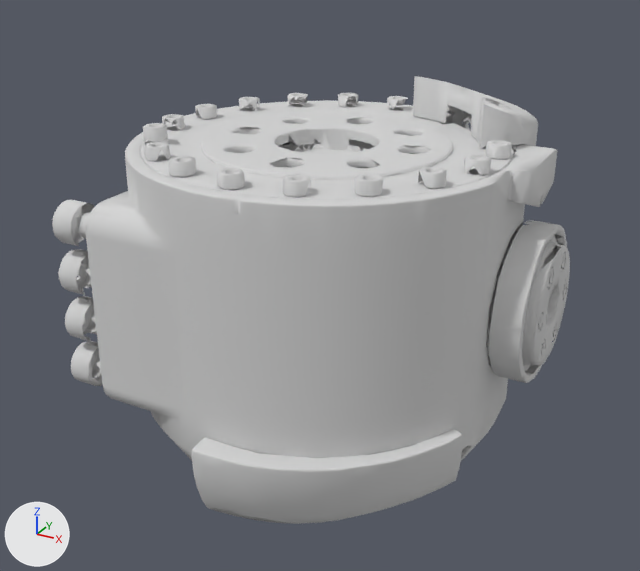
Two versions of the OBJ model urdf/ergoCub/meshes/simmechanics/sim_ecub_1-1_r_hip_1.obj, one commit apart.
Rendered twice from a 50 mm lens placed at (85.1, -173.8, 52.8), pointed at (-9.6, -1.6, -33.3). Lighting does not change. The marker at lower left points along +X, +Y and +Z. Where no turn or scale is listed for an object, it has been applied to the vertices.

The scene before the commit, as lines of its bpy script (objects in view):
```python
me_sim_ecub_1_1_r_hip_1 = bpy.data.meshes.new('sim_ecub_1-1_r_hip_1')
me_sim_ecub_1_1_r_hip_1.from_pydata(...)  # 4719 vertices, 7175 faces; spans x -57.8..43.0, y -47.2..55.1, z -74.2..10.8
me_sim_ecub_1_1_r_hip_1.materials.append(mat_material_0)  # light grey #d4d4d4
ob_sim_ecub_1_1_r_hip_1 = bpy.data.objects.new('sim_ecub_1-1_r_hip_1', me_sim_ecub_1_1_r_hip_1)
ob_sim_ecub_1_1_r_hip_1.location = (0.0, 0.0, 0.0)
```
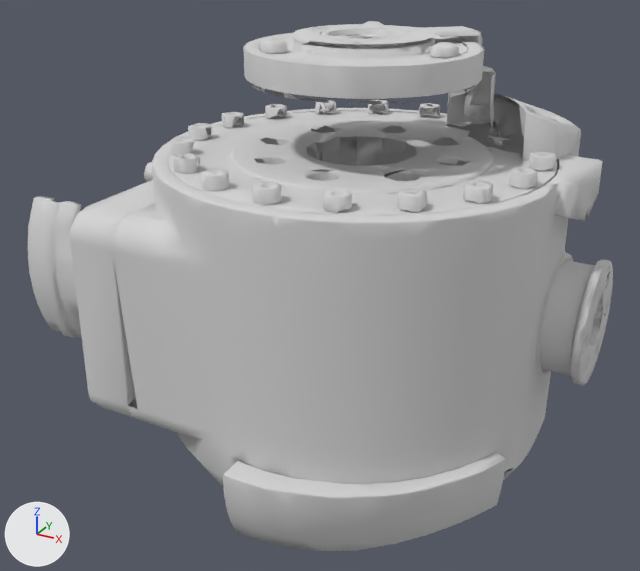
Diff of the bpy script that builds the scene:
```diff
--- a/urdf/ergoCub/meshes/simmechanics/sim_ecub_1-1_r_hip_1.obj.py
+++ b/urdf/ergoCub/meshes/simmechanics/sim_ecub_1-1_r_hip_1.obj.py
@@ me_sim_ecub_1_1_r_hip_1 @@
 # used by ob_sim_ecub_1_1_r_hip_1; location = (0.0, 0.0, 0.0)
-me_sim_ecub_1_1_r_hip_1.from_pydata(...)  # 4719 vertices, 7175 faces; spans x -57.8..43.0, y -47.2..55.1, z -74.2..10.8
+me_sim_ecub_1_1_r_hip_1.from_pydata(...)  # 4785 vertices, 7445 faces; spans x -77.2..53.9, y -51.2..51.0, z -74.2..26.2
+# me_sim_ecub_1_1_r_hip_1 part 1: the loose piece of 1204 vertices spanning x -56.9..37.9, y -41.9..55.1, z -71.5..0.6 is rebuilt with 1050 vertices and now spans x -48.6..51.7, y -46.0..51.0, z -71.6..0.5
+# me_sim_ecub_1_1_r_hip_1 part 2: the loose piece of 745 vertices spanning x -53.4..31.6, y -38.4..46.6, z -5.6..1.1 is rebuilt with 495 vertices and now spans x -42.5..42.5, y -42.5..42.5, z -4.0..1.0
+# me_sim_ecub_1_1_r_hip_1 part 3: the loose piece of 248 vertices spanning x -16.2..33.6, y -47.2..-7.2, z -73.8..-53.7 is rebuilt with 178 vertices and now spans x -5.3..44.5, y -51.2..-9.4, z -73.7..-53.8
+# me_sim_ecub_1_1_r_hip_1 part 4: the loose piece of 187 vertices spanning x -4.1..31.2, y 15.0..50.6, z -6.2..10.8 is rebuilt with 153 vertices and now spans x 6.8..42.1, y 10.9..46.5, z -6.3..10.7
+# me_sim_ecub_1_1_r_hip_1 part 5: 58 loose pieces with 1911 vertices, spanning x -57.8..43.0, y -38.9..54.1, z -74.1..6.1, are deleted
+# me_sim_ecub_1_1_r_hip_1 part 6: 186 vertices removed from x -53.4..-8.1, y -38.1..30.3, z -33.0..3.6; 2468 vertices added at x -77.2..53.9, y -42.6..46.0, z -58.5..26.2
 me_sim_ecub_1_1_r_hip_1.materials.append(mat_material_0)
```

Location of each change, (x1, y1, x2, y2) in pixels of the pictures (640 x 571 px):
'sim_ecub_1-1_r_hip_1', reshaped (13% wider, 18% taller)
    before: (52, 76, 570, 524)
    after: (28, 21, 613, 551)
part 1 of me_sim_ecub_1_1_r_hip_1, rebuilt (13% wider)
    before: (86, 100, 557, 462)
    after: (70, 108, 603, 486)
part 2 of me_sim_ecub_1_1_r_hip_1, rebuilt (9% taller)
    before: (141, 103, 514, 200)
    after: (168, 110, 557, 216)
part 3 of me_sim_ecub_1_1_r_hip_1, rebuilt
    before: (192, 429, 466, 524)
    after: (223, 452, 505, 551)
part 4 of me_sim_ecub_1_1_r_hip_1, rebuilt
    before: (413, 76, 538, 153)
    after: (447, 87, 581, 175)
part 5 of me_sim_ecub_1_1_r_hip_1, deleted
    before: (52, 92, 570, 386)
part 6 of me_sim_ecub_1_1_r_hip_1, built on
    before: (168, 152, 245, 190)
    after: (28, 21, 613, 386)
